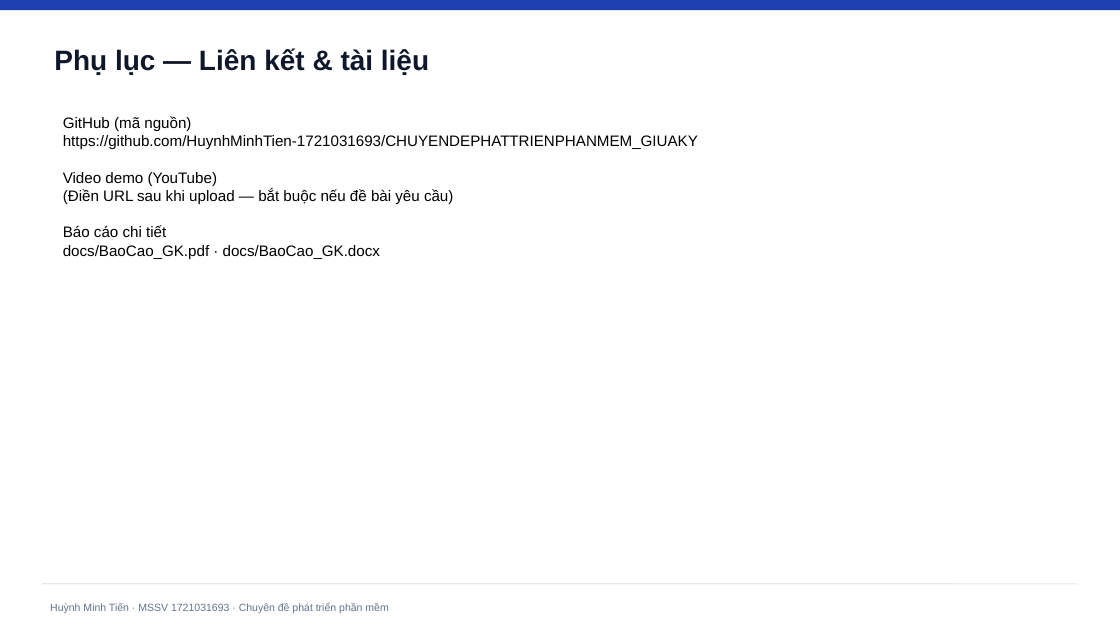
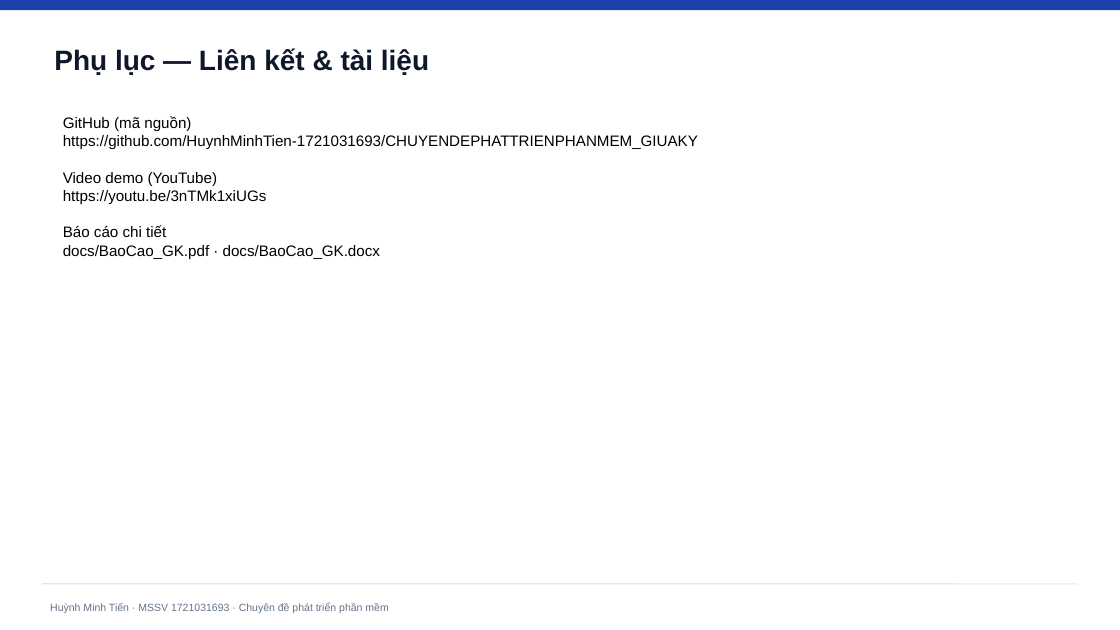
Before and after one commit to HuynhMinhTien-1721031693/CHUYENDEPHATTRIENPHANMEM_GIUAKY, a slide deck: slide 18 of docs/BaoCao_GK.pptx. Drawn at 1120x630 pixels with LibreOffice and Linux fonts; fonts in the diff are those of the drawing. Boxes give left, top, right and bottom in pixels: in the first picture for what was removed or moved away, otherwise in the second. Text is boxed around its words. In the diff, an @@ line names an element or a change of style, - is before the commit and + after.

```diff
--- a/docs/BaoCao_GK.pptx
+++ b/docs/BaoCao_GK.pptx
@@ text at <box>63,190,267,204</box>: text changed @@
-(Điền URL sau khi upload — bắt buộc nếu đề bài yêu cầu)
+https://youtu.be/3nTMk1xiUGs
```
Also in this commit, not shown: 12 other files.
